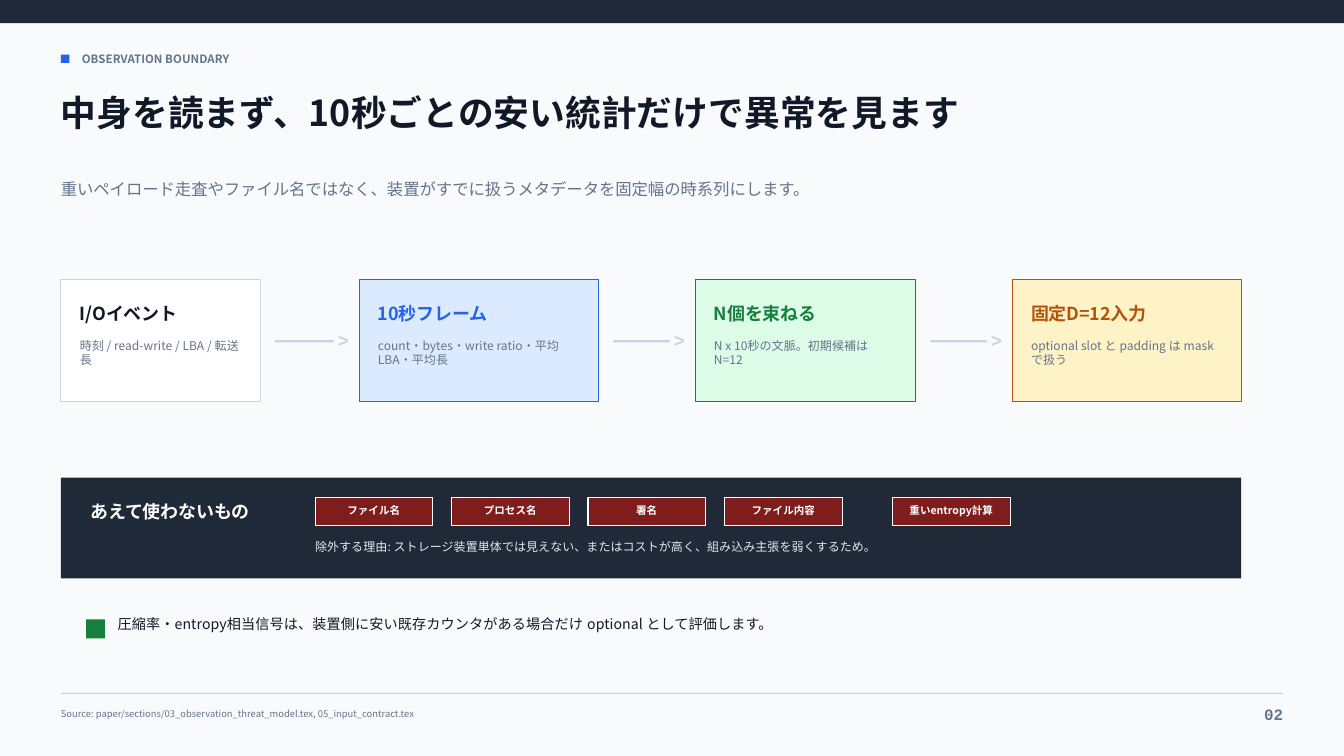
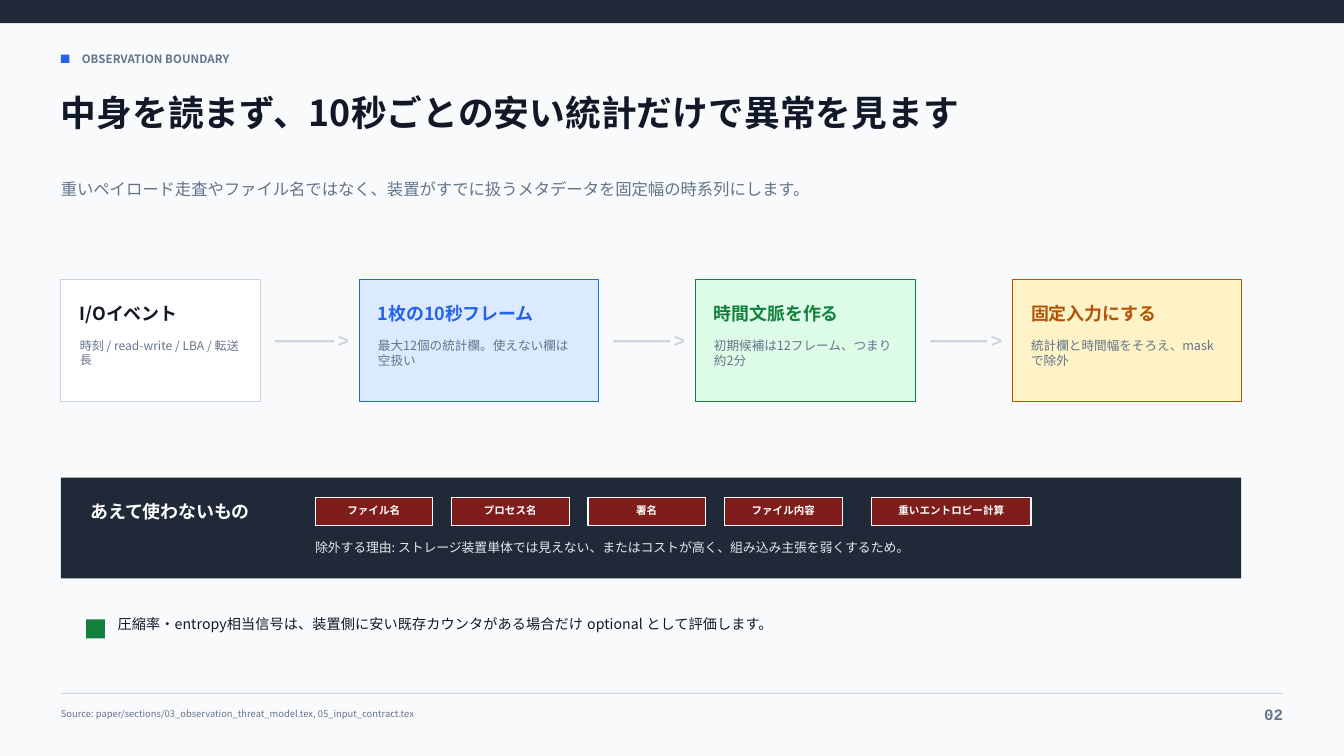
Before and after one commit to t0m0h1r0/research-anomaly, a slide deck: slide 2 of paper/presentations/storage_embedded_ransomware_sponsor_brief.pptx. Drawn at 1344x756 pixels with LibreOffice and Linux fonts; fonts in the diff are those of the drawing. Boxes give left, top, right and bottom in pixels: in the first picture for what was removed or moved away, otherwise in the second. Text is boxed around its words. In the diff, an @@ line names an element or a change of style, - is before the commit and + after.

```diff
--- a/paper/presentations/storage_embedded_ransomware_sponsor_brief.pptx
+++ b/paper/presentations/storage_embedded_ransomware_sponsor_brief.pptx
@@ text at bbox=[378, 304, 534, 322]: text changed @@
-10秒フレーム
+1枚の10秒フレーム
@@ text at bbox=[714, 304, 839, 322]: text changed @@
-N個を束ねる
+時間文脈を作る
@@ text at bbox=[1031, 304, 1156, 322]: text changed @@
-固定D=12入力
+固定入力にする
@@ text at bbox=[378, 339, 569, 366]: text changed; size 8.6 to 9 pt @@
-count・bytes・write ratio・平均LBA・平均長
+最大12個の統計欄。使えない欄は空扱い
@@ text at bbox=[714, 339, 891, 366]: text changed; size 8.6 to 9 pt @@
-N x 10秒の文脈。初期候補は N=12
+初期候補は12フレーム、つまり約2分
@@ text at bbox=[1031, 339, 1214, 351]: text changed; size 8.6 to 9 pt @@
-optional slot と padding は mask で扱う
+統計欄と時間幅をそろえ、maskで除外
@@ rectangle: place and size @@
-rectangle at bbox=[892, 498, 1010, 526]
+rectangle at bbox=[872, 498, 1031, 526]
@@ text at bbox=[898, 505, 1004, 515]: text changed @@
-重いentropy計算
+重いエントロピー計算
@@ text "除外する理由: ストレージ装置単体では見えない、またはコストが高く、組み込み主張を弱くするため。" at bbox=[315, 541, 909, 553]: size 8.6 to 9.2 pt @@
```
Also in this commit, not shown: 4 other slides changed, 2 other files.
